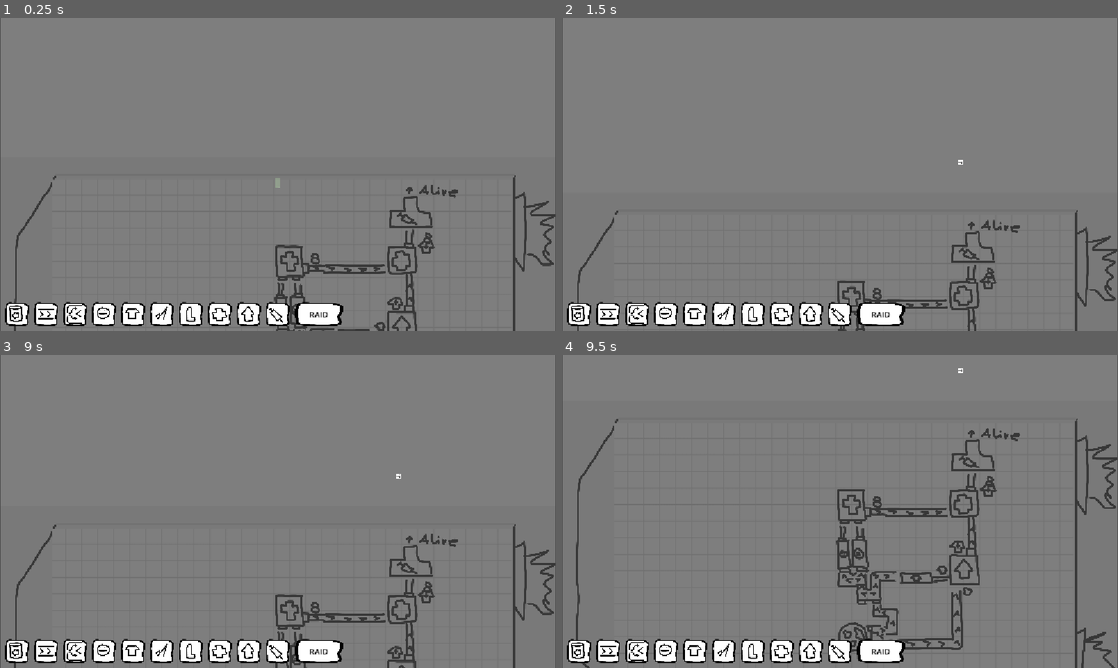
Above: before the commit, frames 1-4 (two rows, left to right).
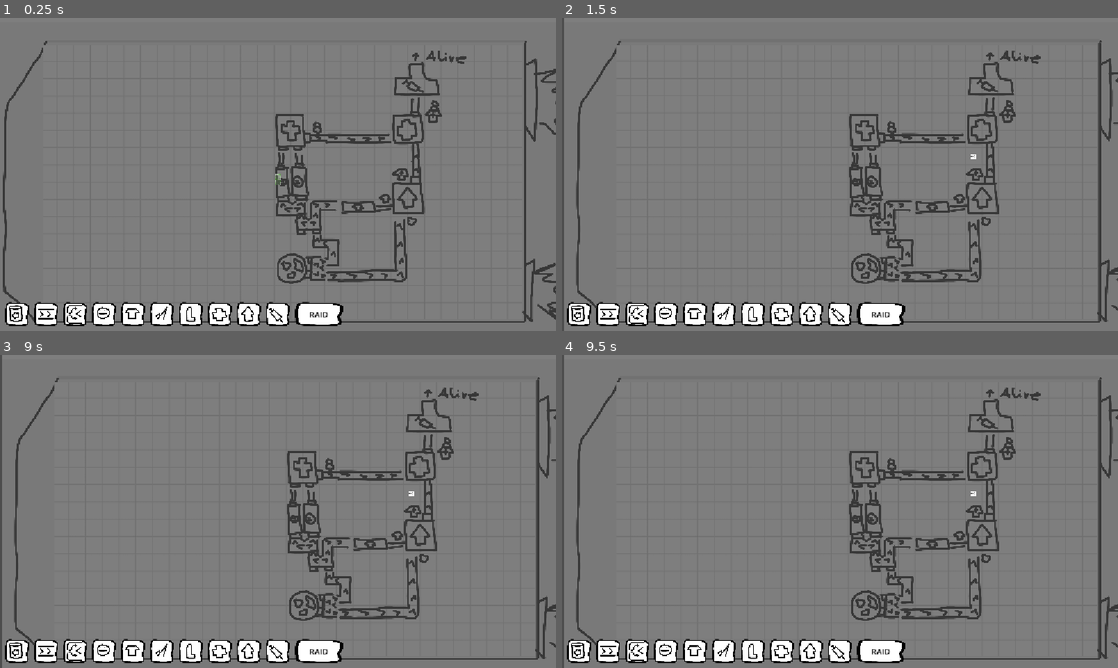
Above: after the commit, the same moments.

Repository: Schlutzkrapfen/Camara-Game
Game: Godot game, scene res://Levels/main_scene_RobertTesting.tscn
Two runs of this game, one before a commit and one after it. Both use one fixed random seed, a clock stepped at 60 frames per second and the inputs below. This scene is started directly instead of the project's main scene. The engine's default icon, where the game draws it, is replaced by a stand-in: a white triangle on a blue panel in a dark square.
Inputs (mouse positions are in pixels of both pictures, inside the frame that each line leads up to):
- Up to frame 1 (0.25 s): no input
- Up to frame 2 (1.5 s): tap Enter at 0.5 s; move the mouse to (962, 158) at 0.52 s; hold 5 (Upgrader) 0.53-1.25 s; tap 1 (Belt) at 0.6 s; click (962, 158) at 0.67 s; tap Space at 0.77 s; click (578, 315) at 1.25 s
- Up to frame 3 (9 s): click (44, 652) at 2 s; click (72, 652) at 2.75 s; click (105, 652) at 3.5 s; click (133, 652) at 4.25 s; click (161, 652) at 5 s; click (189, 652) at 5.75 s; click (216, 652) at 6.5 s; click (250, 652) at 7.25 s; click (278, 652) at 8 s; click "RAID" at 8.75 s
- Up to frame 4 (9.5 s): no input

The runs differ from the first frame. In frame 1, 7.5% of the frame differs, in the area x 0-100%, y 0-100%; in frame 2, 7.4%; in frame 3, 7.5%; in frame 4, 9.0%.

Commit message:
feat: Camera Controlls finished

Diff:
--- a/Levels/CameraController.gd
+++ /dev/null
@@ -1,46 +0,0 @@
-extends Camera2D
-class_name CameraController
-
-## Master switch: when true, edge scrolling is disabled and the camera
-## smoothly glides to `locked_y`.
-@export var locked: bool = false
-@export var locked_y: float = 0.0
-@export var lock_smoothing: float = 6.0 # higher = snappier return
-
-@export_group("Edge Scrolling")
-@export var max_speed: float = 700.0 # pixels/sec at the very screen edge
-@export_range(0.02, 0.5) var edge_size: float = 0.15 # fraction of screen height that scrolls
-@export var speed_smoothing: float = 10.0 # higher = faster speed changes
-
-@export_group("Limits")
-@export var min_y: float = -2000.0
-@export var max_y: float = 2000.0
-
-var _velocity: float = 0.0
-
-
-func _process(delta: float) -> void:
-	if locked:
-		_velocity = 0.0
-		# Frame-rate independent smooth move to the locked position
-		global_position.y = lerpf(global_position.y, locked_y, 1.0 - exp(-lock_smoothing * delta))
-		return
-
-	var viewport := get_viewport()
-	var height := viewport.get_visible_rect().size.y
-	var mouse_y := viewport.get_mouse_position().y
-	var zone := height * edge_size
-
-	# -1 (top edge) .. 0 (middle) .. +1 (bottom edge)
-	var strength := 0.0
-	if mouse_y < zone:
-		strength = -(1.0 - mouse_y / zone)
-	elif mouse_y > height - zone:
-		strength = (mouse_y - (height - zone)) / zone
-	strength = clampf(strength, -1.0, 1.0)
-
-	# Smooth the speed so starting/stopping isn't abrupt
-	var target_speed := strength * max_speed
-	_velocity = lerpf(_velocity, target_speed, 1.0 - exp(-speed_smoothing * delta))
-
-	global_position.y = clampf(global_position.y + _velocity * delta, min_y, max_y)
--- a/Levels/main_scene_RobertTesting.tscn
+++ b/Levels/main_scene_RobertTesting.tscn
@@ -78,6 +78,17 @@
 position = Vector2(576, 327)
 script = ExtResource("1_q6pkb")
 locked = true
+min_zoom = 0.0
+max_zoom = 5.0
+min_y = -1000.0
+max_y = 650.0
+min_x = 0.0
+max_x = 1150.0
+locked_min_y = 30.0
+locked_max_y = 650.0
+locked_min_x = 0.0
+locked_max_x = 1150.0
+show_gizmos = false
 
 [node name="MainTailMap" type="TileMapLayer" parent="." unique_id=271784119]
 scale = Vector2(0.1, 0.1)
--- /dev/null
+++ b/script/CameraController.gd
@@ -0,0 +1,271 @@
+@tool
+extends Camera2D
+class_name CameraController
+
+## When true, the camera uses the "Locked Limits" below instead of the normal
+## "Limits". At the moment it becomes locked, the camera glides to the centre
+## of the locked limits. Edge scrolling and zooming then work as usual inside them.
+@export var locked: bool = false
+@export var lock_smoothing: float = 6.0 # higher = snappier glide
+
+@export_group("Edge Scrolling")
+@export var max_speed: float = 700.0 # screen pixels/sec at the very screen edge
+@export_range(0.02, 0.5) var edge_size: float = 0.15 # fraction of screen height that scrolls
+@export var speed_smoothing: float = 10.0 # higher = faster speed changes
+
+@export_subgroup("Horizontal")
+@export var scroll_x_enabled: bool = true
+@export var max_speed_x: float = 700.0 # screen pixels/sec at the very left/right screen edge
+@export_range(0.02, 0.5) var edge_size_x: float = 0.08 # fraction of screen width that scrolls
+
+@export_group("Zoom")
+@export var min_zoom: float = 0.5 # zoomed out (sees more)
+@export var max_zoom: float = 3.0 # zoomed in (sees less)
+@export var zoom_step: float = 1.1 # multiplier per mouse-wheel notch
+@export var zoom_smoothing: float = 12.0 # higher = snappier zoom
+## Keep the world point under the mouse cursor fixed while zooming.
+@export var zoom_to_cursor: bool = true
+## Don't allow zooming out so far that the view is larger than the current
+## limits (so you never see outside the bounds). The effective minimum zoom
+## is raised automatically, e.g. when `locked` switches to smaller limits.
+@export var fit_zoom_to_limits: bool = true
+
+@export_group("Limits")
+## All limits bound the camera's OUTER EDGES (the visible area on screen), not
+## its position. They adapt to the viewport size and the current zoom. If the
+## view is larger than the bounds on an axis, the camera stays centred between
+## them on that axis.
+@export var min_y: float = -2000.0
+@export var max_y: float = 2000.0
+@export var min_x: float = -2000.0
+@export var max_x: float = 2000.0
+
+@export_group("Locked Limits")
+## Same rules as "Limits", but used while `locked` is true.
+@export var locked_min_y: float = -500.0
+@export var locked_max_y: float = 500.0
+@export var locked_min_x: float = -500.0
+@export var locked_max_x: float = 500.0
+
+@export_group("Gizmos")
+## Draws the limits in the 2D editor and in game. The active set is drawn
+## bold and the inactive set faded. The locked set also gets a cross at its
+## centre (where the camera glides to when locking).
+@export var show_gizmos: bool = true
+@export var limits_color: Color = Color(0.25, 0.85, 1.0)
+@export var locked_limits_color: Color = Color(1.0, 0.6, 0.15)
+
+var _velocity: float = 0.0
+var _velocity_x: float = 0.0
+var _target_zoom: float = 1.0
+var _was_locked: bool = false
+var _gliding: bool = false
+var _glide_target: Vector2 = Vector2.ZERO
+var _gizmo: Node2D
+
+
+func _ready() -> void:
+	_target_zoom = zoom.x
+
+	# Gizmos are drawn by a top-level child so we can draw in world coordinates.
+	var existing := get_node_or_null("LimitGizmos")
+	if existing:
+		existing.free() # avoid duplicates if the tool script reloads in the editor
+	_gizmo = Node2D.new()
+	_gizmo.name = "LimitGizmos"
+	_gizmo.top_level = true
+	_gizmo.z_as_relative = false
+	_gizmo.z_index = RenderingServer.CANVAS_ITEM_Z_MAX
+	_gizmo.draw.connect(_draw_gizmos)
+	add_child(_gizmo)
+
+
+func _unhandled_input(event: InputEvent) -> void:
+	if Engine.is_editor_hint():
+		return
+	if event is InputEventMouseButton and event.pressed:
+		if event.button_index == MOUSE_BUTTON_WHEEL_UP:
+			_target_zoom *= zoom_step
+		elif event.button_index == MOUSE_BUTTON_WHEEL_DOWN:
+			_target_zoom /= zoom_step
+
+
+func _process(delta: float) -> void:
+	_update_gizmo_visibility()
+	if Engine.is_editor_hint():
+		return # in the editor we only draw the gizmos
+
+	var limits := _active_limits()
+
+	_update_lock_state(limits)
+	_update_zoom(delta, limits)
+
+	if _gliding:
+		_glide(delta)
+	else:
+		_edge_scroll(delta, limits)
+
+	# Final safety net: whatever moved or zoomed the camera this frame,
+	# the visible area never leaves the limits.
+	global_position = _constrain(global_position, limits)
+
+
+## The world-space rectangle currently visible through this camera
+## (its outer bounds). Depends on viewport size and zoom.
+func get_view_rect() -> Rect2:
+	var half := _half_view()
+	return Rect2(global_position - half, half * 2.0)
+
+
+## Half the visible world size, from the viewport size and zoom.
+func _half_view() -> Vector2:
+	return get_viewport_rect().size * 0.5 / zoom
+
+
+## The limits currently in effect, as a Rect2 (position = min corner, end = max corner).
+func _active_limits() -> Rect2:
+	return _locked_limits() if locked else _normal_limits()
+
+
+func _normal_limits() -> Rect2:
+	return Rect2(min_x, min_y, max_x - min_x, max_y - min_y)
+
+
+func _locked_limits() -> Rect2:
+	return Rect2(locked_min_x, locked_min_y, locked_max_x - locked_min_x, locked_max_y - locked_min_y)
+
+
+## Detects lock/unlock and starts a glide to the right spot.
+func _update_lock_state(limits: Rect2) -> void:
+	if locked == _was_locked:
+		return
+	_was_locked = locked
+	_velocity = 0.0
+	_velocity_x = 0.0
+	_gliding = true
+	if locked:
+		_glide_target = limits.get_center() # centre of the locked limits
+	else:
+		# Back to normal limits: nearest valid position (no-op if already inside)
+		_glide_target = _constrain(global_position, limits)
+
+
+## Frame-rate independent smooth move; edge scrolling pauses until we arrive.
+func _glide(delta: float) -> void:
+	global_position = global_position.lerp(_glide_target, 1.0 - exp(-lock_smoothing * delta))
+	if global_position.distance_to(_glide_target) < 1.0:
+		global_position = _glide_target
+		_gliding = false
+
+
+func _edge_scroll(delta: float, limits: Rect2) -> void:
+	var viewport := get_viewport()
+	var view_size := viewport.get_visible_rect().size
+	var mouse := viewport.get_mouse_position()
+
+	# Smooth the speed so starting/stopping isn't abrupt
+	var blend := 1.0 - exp(-speed_smoothing * delta)
+
+	# Divide by zoom so the scroll speed looks the same on screen at any zoom.
+	var strength_y := _edge_strength(mouse.y, view_size.y, edge_size)
+	_velocity = lerpf(_velocity, strength_y * max_speed / zoom.y, blend)
+	global_position.y += _velocity * delta
+
+	if scroll_x_enabled:
+		var strength_x := _edge_strength(mouse.x, view_size.x, edge_size_x)
+		_velocity_x = lerpf(_velocity_x, strength_x * max_speed_x / zoom.x, blend)
+		global_position.x += _velocity_x * delta
+	else:
+		_velocity_x = 0.0
+
+
+## Smoothly moves zoom toward the (bounds-aware) target zoom.
+func _update_zoom(delta: float, limits: Rect2) -> void:
+	_target_zoom = clampf(_target_zoom, _min_zoom_for(limits), max_zoom)
+
+	var old_zoom := zoom.x
+	var new_zoom := lerpf(old_zoom, _target_zoom, 1.0 - exp(-zoom_smoothing * delta))
+	if absf(new_zoom - _target_zoom) < 0.0001:
+		new_zoom = _target_zoom
+	if is_equal_approx(new_zoom, old_zoom):
+		return
+
+	if zoom_to_cursor and not _gliding:
+		# Shift the camera so the world point under the cursor stays put.
+		var offset_px := get_viewport().get_mouse_position() - get_viewport_rect().size * 0.5
+		global_position += offset_px / old_zoom - offset_px / new_zoom
+	zoom = Vector2(new_zoom, new_zoom)
+
+
+## Lowest zoom allowed right now: `min_zoom`, raised if needed so the view fits
+## inside `limits` (never above `max_zoom`).
+func _min_zoom_for(limits: Rect2) -> float:
+	var z := min_zoom
+	if fit_zoom_to_limits:
+		var view_size := get_viewport_rect().size
+		z = maxf(z, view_size.x / maxf(limits.size.x, 1.0))
+		z = maxf(z, view_size.y / maxf(limits.size.y, 1.0))
+	return minf(z, max_zoom)
+
+
+## Returns -1 (low edge) .. 0 (middle) .. +1 (high edge) for one axis.
+func _edge_strength(pos: float, length: float, zone_fraction: float) -> float:
+	var zone := length * zone_fraction
+	var strength := 0.0
+	if pos < zone:
+		strength = -(1.0 - pos / zone)
+	elif pos > length - zone:
+		strength = (pos - (length - zone)) / zone
+	return clampf(strength, -1.0, 1.0)
+
+
+## Clamps the camera position so its outer edges (the visible area) stay
+## within the limits.
+func _constrain(pos: Vector2, limits: Rect2) -> Vector2:
+	var half := _half_view()
+	return Vector2(
+		_clamp_axis(pos.x, limits.position.x, limits.end.x, half.x),
+		_clamp_axis(pos.y, limits.position.y, limits.end.y, half.y))
+
+
+func _clamp_axis(value: float, lo_limit: float, hi_limit: float, half_view: float) -> float:
+	var lo := lo_limit + half_view
+	var hi := hi_limit - half_view
+	if lo > hi:
+		return (lo_limit + hi_limit) * 0.5 # view larger than the bounds: stay centred
+	return clampf(value, lo, hi)
+
+
+# ---------------------------------------------------------------- Gizmos ---
+
+func _update_gizmo_visibility() -> void:
+	if _gizmo == null:
+		return
+	_gizmo.visible = show_gizmos
+	if show_gizmos:
+		_gizmo.queue_redraw() # limits/zoom can change any frame (and in the editor)
+
+
+func _draw_gizmos() -> void:
+	# The set matching the `locked` flag is drawn bold; the other one faded.
+	_draw_limits(_normal_limits(), limits_color, "LIMITS", not locked)
+	_draw_limits(_locked_limits(), locked_limits_color, "LOCKED LIMITS", locked)
+
+
+func _draw_limits(rect: Rect2, color: Color, label: String, active: bool) -> void:
+	var zoom_px := 1.0 / zoom.x # world units per screen pixel: keeps lines/text a constant size
+	var c := Color(color, 1.0 if active else 0.35)
+	var width := (3.0 if active else 1.5) * zoom_px
+
+	_gizmo.draw_rect(rect, c, false, width)
+
+	# Cross at the centre of the limits (where the camera glides to when locked)
+	var center := rect.get_center()
+	var arm := 14.0 * zoom_px
+	_gizmo.draw_line(center - Vector2(arm, 0), center + Vector2(arm, 0), c, width)
+	_gizmo.draw_line(center - Vector2(0, arm), center + Vector2(0, arm), c, width)
+
+	# Label in the top-left corner, drawn in screen-sized units
+	_gizmo.draw_set_transform(rect.position, 0.0, Vector2(zoom_px, zoom_px))
+	_gizmo.draw_string(ThemeDB.fallback_font, Vector2(6, 18), label, HORIZONTAL_ALIGNMENT_LEFT, -1, 14, c)
+	_gizmo.draw_set_transform(Vector2.ZERO, 0.0, Vector2.ONE)
Renamed: Levels/CameraController.gd.uid -> script/CameraController.gd.uid
